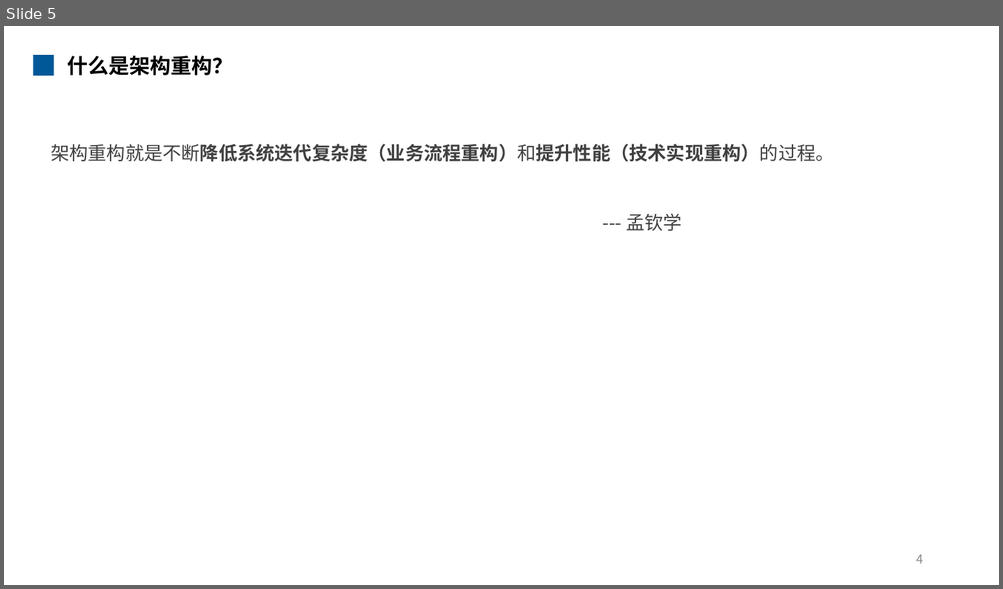
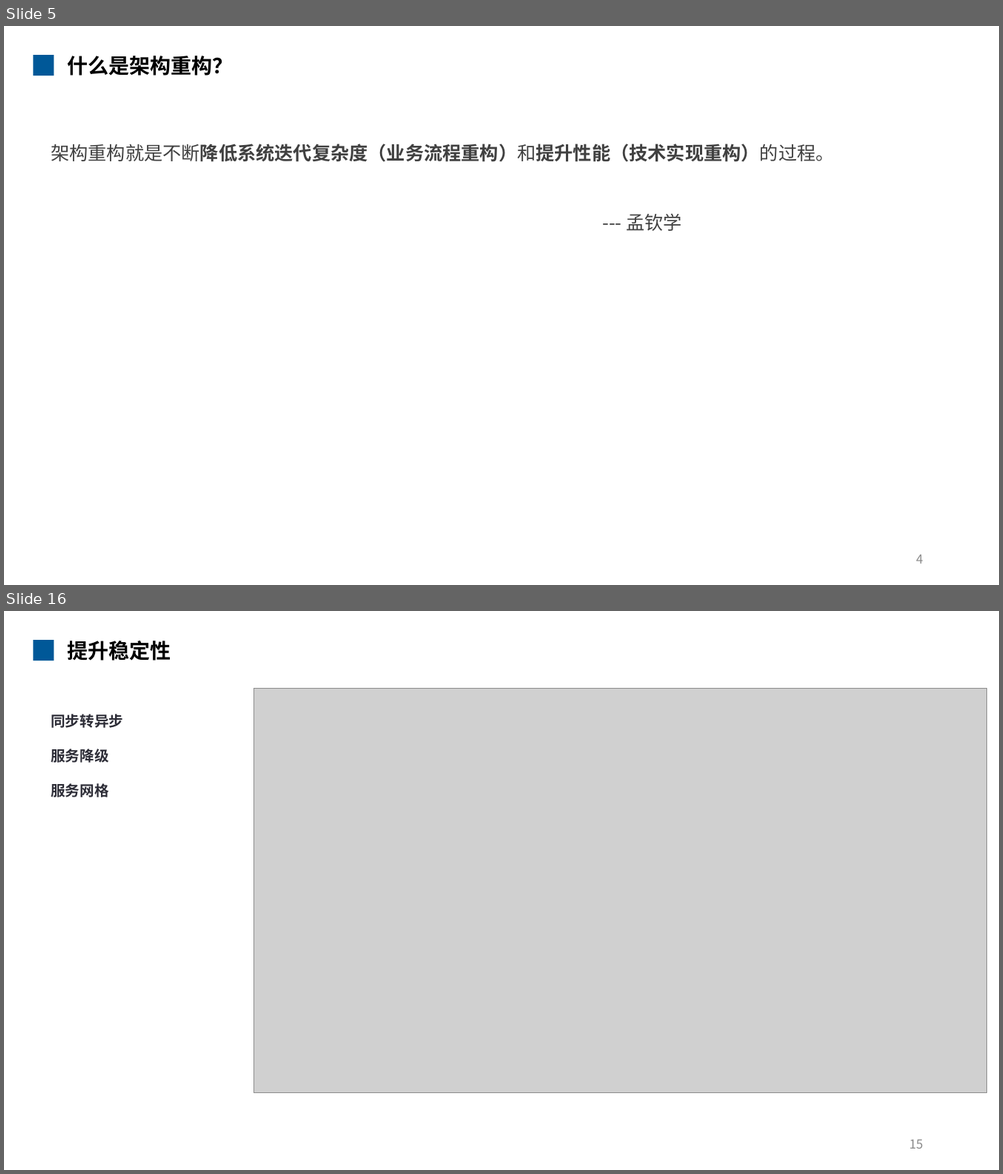
Before and after one commit to mengqinxue/KBase, a slide deck: 02_Architecture/Presentations/知识分享 - 架构重构.pptx. Shown one above the other, each under a label of ours: slide 5 before the commit, slides 5 and 16 after it; the slides between them are not shown. The pictures are 1003x589 and 1003x1174 pixels, drawn with LibreOffice and Linux fonts; fonts in the diff are those of the drawing; grey boxes stand for pictures. Boxes give left, top, right and bottom in pixels: in the first picture for what was removed or moved away, otherwise in the second. Text is boxed around its words. In the diff, an @@ line names an element or a change of style, - is before the commit and + after.

```diff
--- a/02_Architecture/Presentations/知识分享 - 架构重构.pptx
+++ b/02_Architecture/Presentations/知识分享 - 架构重构.pptx
@@ slide 16 added at [4,611,999,1170], background #FFFFFF @@
@@ rectangle added at [33,640,54,661], fill #005898 @@
@@ text added at [67,641,170,661], 20 pt, text #000000, bold @@
+提升稳定性
@@ picture added at [254,689,987,1093] @@
@@ text added at [51,714,123,797], 14 pt, text #2C2C36, bold @@
+同步转异步
+服务降级
+服务网格
@@ page number added at [909,1140,923,1149], 12 pt, text #898989 @@
+15
```
Also in this commit, not shown: 6 slides changed, 7 other slides added, 2 slides removed.
